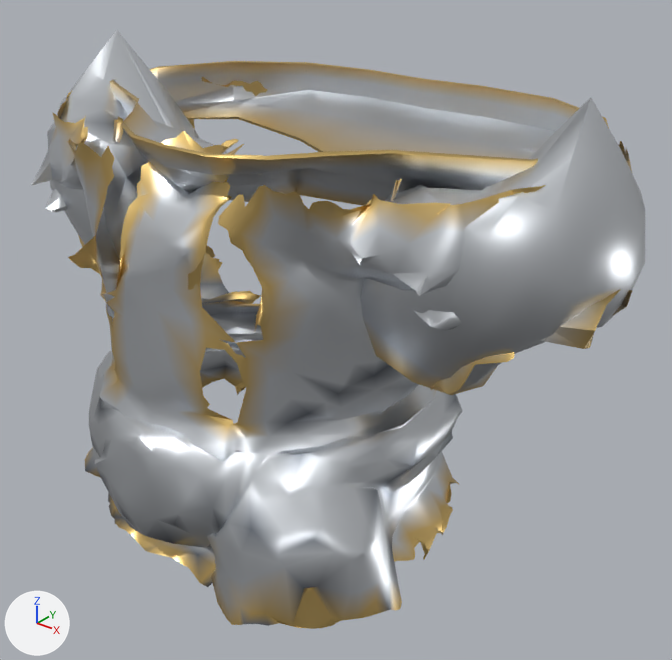
One commit to the glTF model assets_src/armor/kargan_0/heavy_b_chest.glb: the scene before it, then after it.
Camera for both pictures: a 50 mm camera at (0.943, -1.047, 2.018) aimed at (0.077, 0.035, 1.347). Every picture has the same lights, and +X, +Y and +Z are marked at lower left. The older version comes first. Vertices at exactly the same position are counted once.

The older version as bpy lines, for what is in view:
```python
me_heavy_b_chest = bpy.data.meshes.new('heavy_b_chest')
me_heavy_b_chest.from_pydata(...)  # 2408 vertices, 4037 faces; spans x -0.541..0.543, y -0.367..0.393, z 1.05..1.773
me_heavy_b_chest.materials.append(mat_metal)
ob_heavy_b_chest = bpy.data.objects.new('heavy_b_chest', me_heavy_b_chest)
ob_heavy_b_chest.location = (0.0, 0.0, 0.0)
```
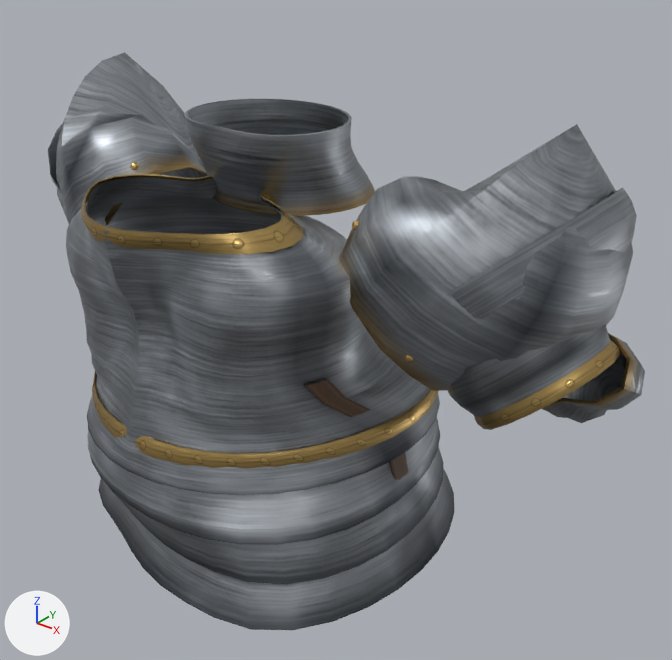
Pixel boxes (x1, y1, x2, y2) of what changed, in the pictures (672 x 660 px):
'heavy_b_chest', reshaped, recoloured: before (30, 30, 645, 629); after (48, 52, 645, 630)
part 1 of me_heavy_b_chest, rebuilt (35% narrower, 18% shorter): before (30, 77, 632, 629); after (66, 177, 454, 630)
part 2 of me_heavy_b_chest, rebuilt (10% shorter): before (360, 98, 645, 395); after (339, 124, 633, 391)
part 3 of me_heavy_b_chest, rebuilt: before (47, 30, 200, 258); after (55, 52, 207, 226)
part 4 of me_heavy_b_chest, reshaped: before (110, 61, 609, 206); after (48, 99, 645, 480)

What changed in the scene script:
```text
Add mat_gold:
    mat_gold = bpy.data.materials.new('gold')
    mat_gold.use_nodes = True; mat_gold.node_tree.nodes.clear()
    _N = mat_gold.node_tree.nodes; _L = mat_gold.node_tree.links
    n0 = _N.new('ShaderNodeBsdfPrincipled'); n0.name = 'Principled BSDF'
    n0.inputs[1].default_value = 1.0  # 'Metallic'
    n0.inputs[2].default_value = 0.3  # 'Roughness'
    n1 = _N.new('ShaderNodeOutputMaterial'); n1.name = 'Material Output'
    n2 = _N.new('ShaderNodeVertexColor'); n2.name = 'Color Attribute'
    _L.new(n0.outputs[0], n1.inputs[0])  # 'BSDF' to 'Surface'
    _L.new(n2.outputs[0], n0.inputs[0])  # 'Color' to 'Base Color'
Add mat_strap:
    mat_strap = bpy.data.materials.new('strap')
    # uses the picture img_strap_c_png
    # uses the picture img_strap_n_png
    # uses the picture img_strap_orm_png
Add mat_steel:
    mat_steel = bpy.data.materials.new('steel')
    # uses the picture img_steel_c_png
    # uses the picture img_steel_n_png
    # uses the picture img_steel_orm_png
Add mat_trim:
    mat_trim = bpy.data.materials.new('trim')
    # uses the picture img_trim_c_png
    # uses the picture img_trim_n_png
    # uses the picture img_trim_orm_png
Change me_heavy_b_chest:
    remove me_heavy_b_chest.from_pydata(...)  # 2408 vertices, 4037 faces; spans x -0.541..0.543, y -0.367..0.393, z 1.05..1.773
    remove me_heavy_b_chest.materials.append(mat_metal)
    add me_heavy_b_chest.from_pydata(...)  # 3000 vertices, 5296 faces; spans x -0.565..0.564, y -0.36..0.237, z 1.052..1.736
    me_heavy_b_chest part 1: the loose piece of 1946 vertices spanning x -0.54..0.539, y -0.367..0.3, z 1.05..1.693 is rebuilt with 874 vertices and now spans x -0.311..0.339, y -0.36..0.237, z 1.06..1.615, in mat_steel
    me_heavy_b_chest part 2: the loose piece of 161 vertices spanning x 0.188..0.543, y -0.164..0.218, z 1.353..1.772 is rebuilt with 199 vertices and now spans x 0.199..0.525, y -0.166..0.211, z 1.327..1.736, in mat_steel
    me_heavy_b_chest part 3: the loose piece of 161 vertices spanning x -0.541..-0.187, y -0.165..0.219, z 1.353..1.773 is rebuilt with 199 vertices and now spans x -0.524..-0.199, y -0.167..0.204, z 1.331..1.735, in mat_steel
    me_heavy_b_chest part 4: 140 vertices removed from x -0.491..0.473, y -0.233..0.393, z 1.587..1.701; 1548 vertices added at x -0.565..0.564, y -0.353..0.22, z 1.192..1.703
    other edits to the shape of me_heavy_b_chest do not show in these pictures
    add me_heavy_b_chest.materials.append(mat_gold)
    add me_heavy_b_chest.materials.append(mat_steel)
    add me_heavy_b_chest.materials.append(mat_strap)
    add me_heavy_b_chest.materials.append(mat_trim)
```
